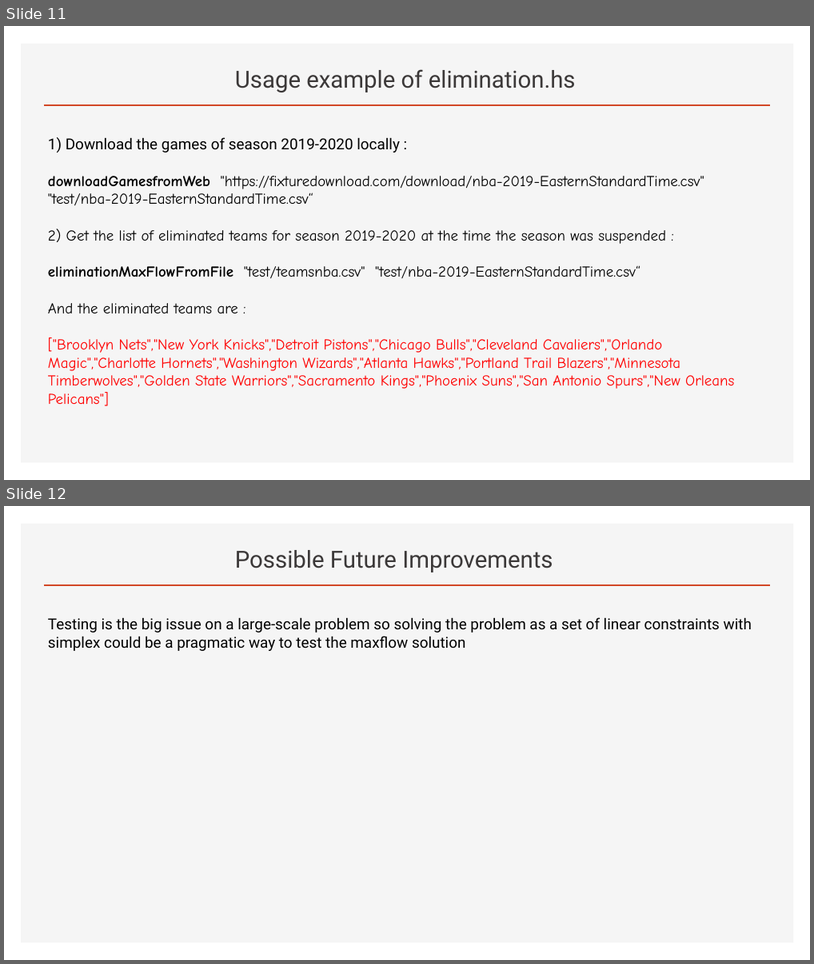
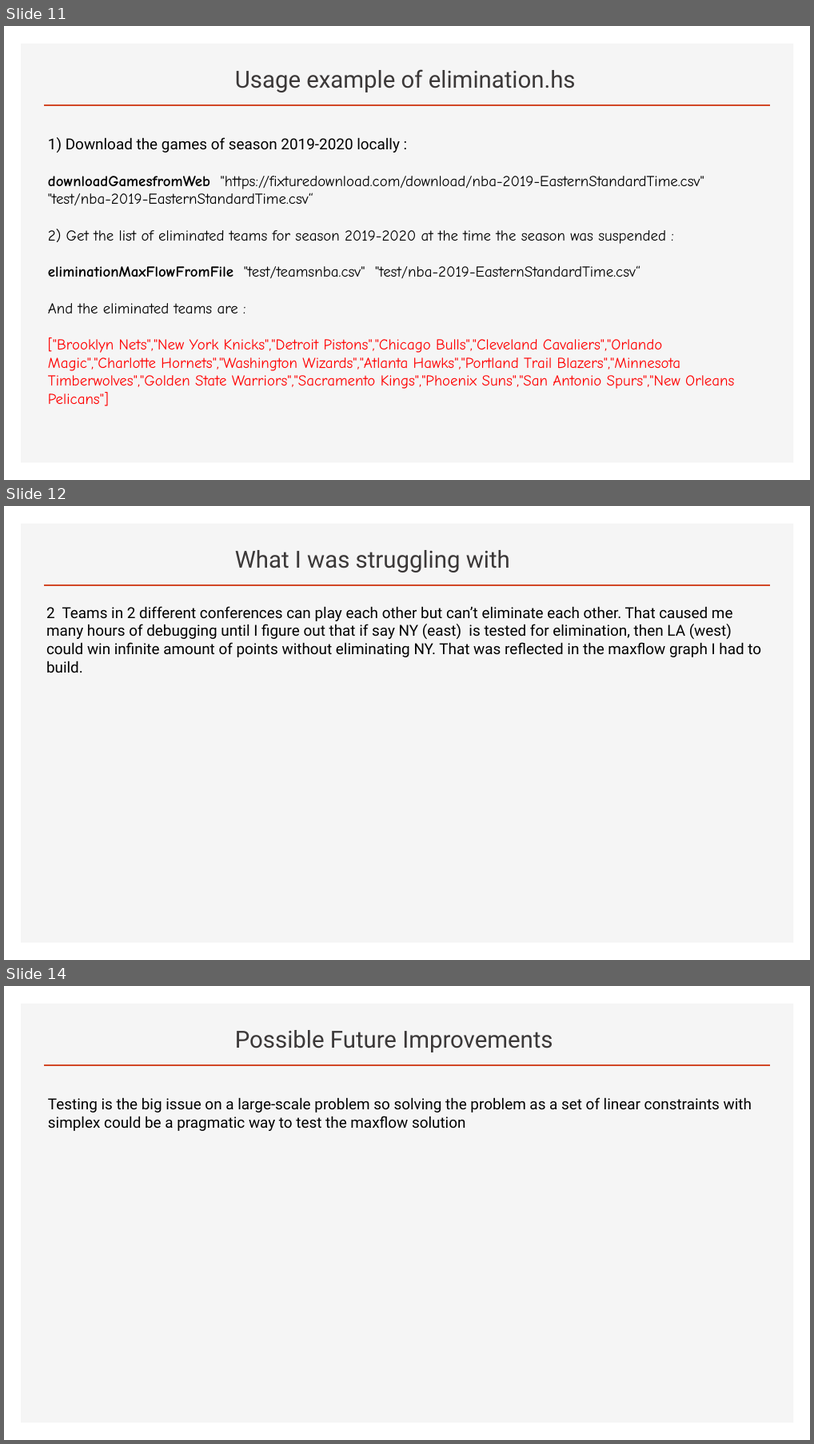
Before and after one commit to Pomona-College-CS181-SP2020/NBAelimination, a slide deck: Basketball-Elimination_problem.pptx. Shown one above the other, each under a label of ours: slides 11 and 12 before the commit, slides 11, 12 and 14 after it; the slides between them are not shown. The pictures are 814x964 and 814x1444 pixels, drawn with LibreOffice and Linux fonts; fonts in the diff are those of the drawing. Boxes give left, top, right and bottom in pixels: in the first picture for what was removed or moved away, otherwise in the second. Text is boxed around its words. In the diff, an @@ line names an element or a change of style, - is before the commit and + after.

```diff
--- a/Basketball-Elimination_problem.pptx
+++ b/Basketball-Elimination_problem.pptx
@@ slide 12 added at box(4, 506, 810, 960), background #FFFFFF; not listed: 2 template elements that a slide beside it also shows @@
@@ title added at box(235, 550, 510, 572), 28 pt, text #3B3838 @@
+What I was struggling with
@@ text added at box(46, 606, 762, 672), 18 pt, text #000000 @@
+2 Teams in 2 different conferences can play each other but can’t eliminate each other. That caused me many hours of debugging until I figure out that if say NY (east) is tested for elimination, then LA (west) could win infinite amount of points without eliminating NY. That was reflected in the maxflow graph I had to build.
@@ what was slide 12 is now slide 14 @@
```
Also in this commit, not shown: 1 slide changed, 1 other slide added.
